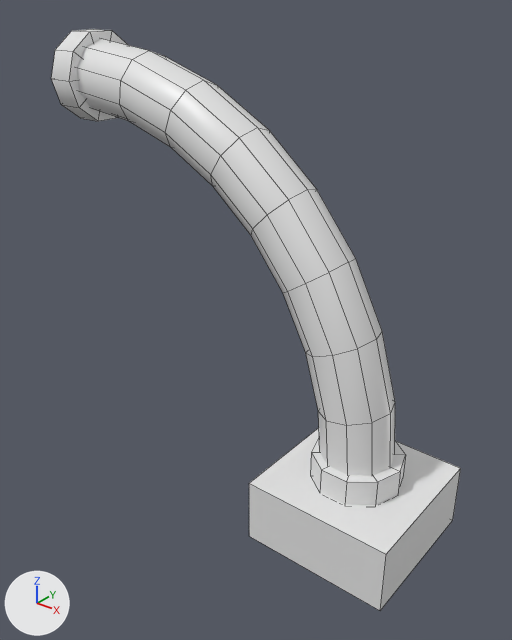
The FBX model Assets/Models/Seaport/Pipe_down.fbx: old version first, new version second.
Both versions are drawn from a camera (50 mm lens) standing at (5.76, -4.79, 4.86) and looking at (1.99, -0.07, 1.94). The lights are fixed; the arrows at lower left show +X, +Y and +Z. Mesh edges are drawn as thin lines. Where no turn or scale is listed for an object, it has been applied to the vertices.

Names of what the first picture shows: 'Pipe_down'.
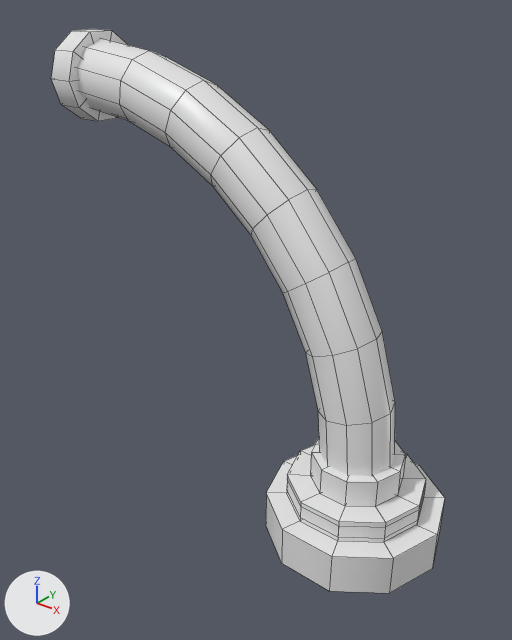
Diff of the bpy script that builds the scene:
```diff
--- a/Assets/Models/Seaport/Pipe_down.fbx.py
+++ b/Assets/Models/Seaport/Pipe_down.fbx.py
@@ me_cube_004 @@
 # used by ob_pipe_down; location = (0.0, 0.0, 0.0)
-me_cube_004.from_pydata(...)  # 178 vertices, 146 faces; spans x -0.23..3.86, y -0.72..0.72, z 0.0..4.39
+me_cube_004.from_pydata(...)  # 250 vertices, 190 faces; spans x -0.23..3.99, y -0.81..0.81, z 0.0..4.39
+# me_cube_004 part 1: the loose piece of 8 vertices spanning x 2.42..3.86, y -0.72..0.72, z 0.0..0.64 is rebuilt with 30 vertices and now spans x 2.29..3.99, y -0.81..0.81, z 0.0..0.4
+# me_cube_004 part 2: a new loose piece of 30 vertices spanning x 2.49..3.79, y -0.62..0.62, z 0.4..0.62, in mat_seaport (white #e7e7e7)
+# me_cube_004 part 3: a new loose piece of 20 vertices spanning x 2.49..3.79, y -0.62..0.62, z 0.45..0.57, in mat_seaport (white #e7e7e7)
 me_cube_004.materials.append(mat_seaport)
```

Changed parts and their boxes (x1, y1, x2, y2) in the pictures (512 x 640 px):
'Pipe_down', reshaped
    before: (51, 29, 461, 610)
    after: (51, 29, 445, 593)
part 1 of me_cube_004, rebuilt (15% narrower, 24% shorter)
    before: (249, 428, 461, 610)
    after: (266, 455, 445, 593)
part 2 of me_cube_004, added
    after: (287, 445, 426, 542)
part 3 of me_cube_004, added
    after: (287, 480, 426, 538)
